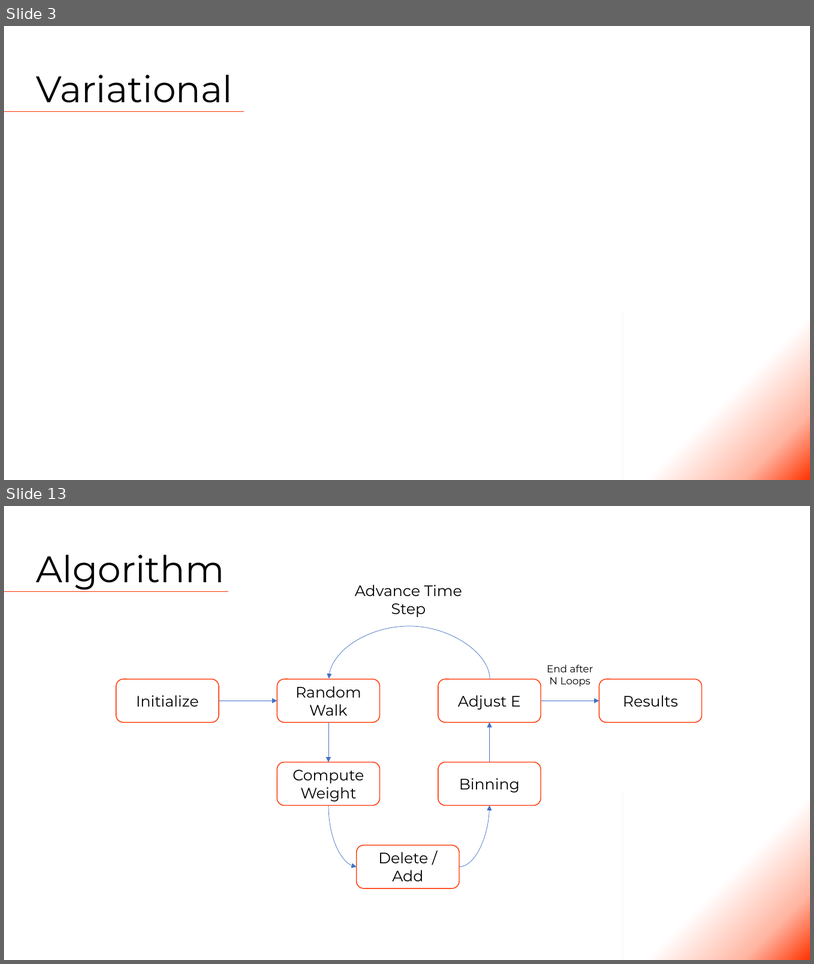
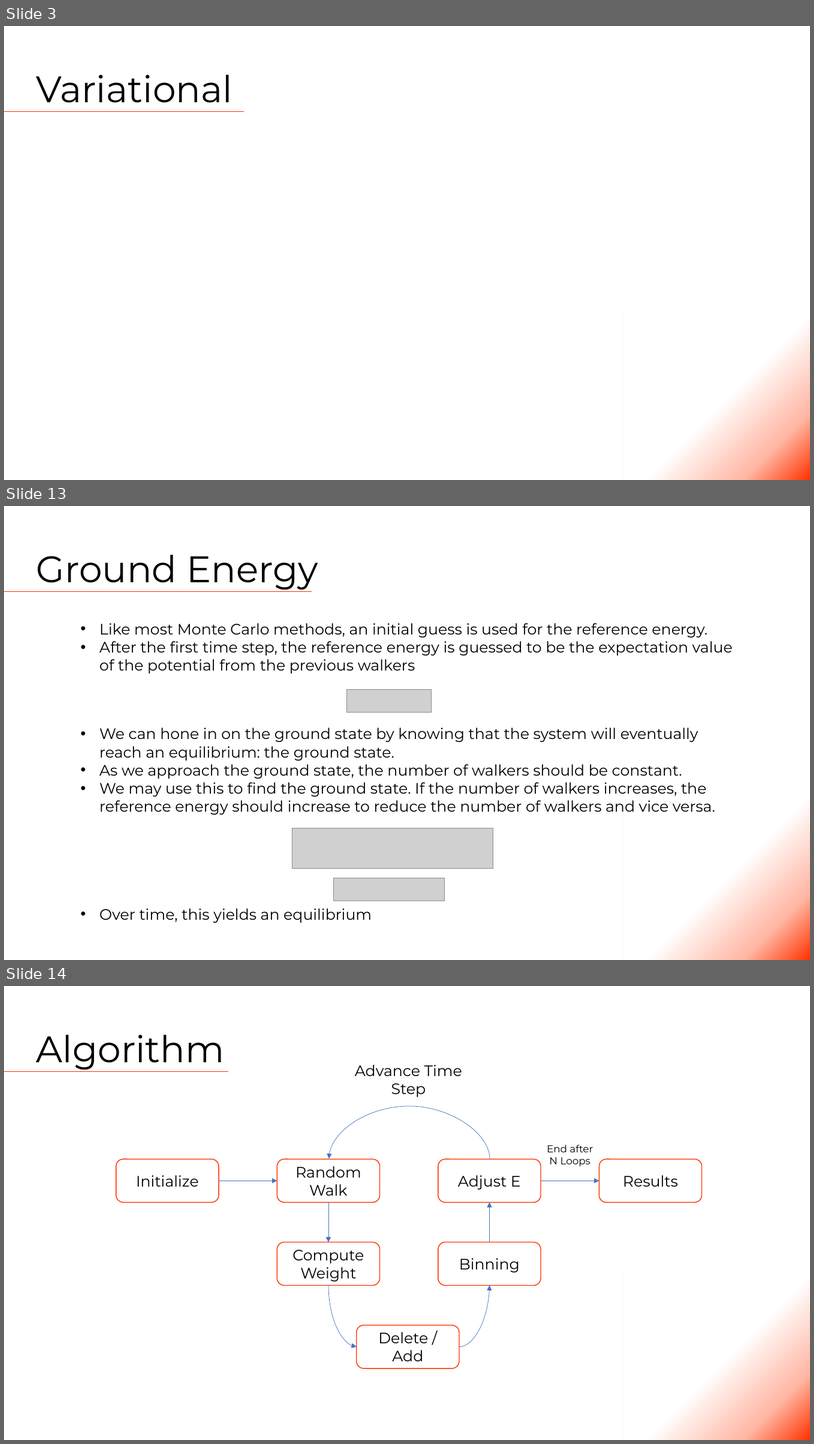
Before and after one commit to Tsintsuntsini/PHYS_581, a slide deck: Presentation1/Quantum Monte Carlo.pptm. Shown one above the other, each under a label of ours: slides 3 and 13 before the commit, slides 3, 13 and 14 after it; the slides between them are not shown. The pictures are 814x964 and 814x1444 pixels, drawn with LibreOffice and Linux fonts; fonts in the diff are those of the drawing; grey boxes stand for pictures. Boxes give left, top, right and bottom in pixels: in the first picture for what was removed or moved away, otherwise in the second. Text is boxed around its words. In the diff, an @@ line names an element or a change of style, - is before the commit and + after.

```diff
--- a/Presentation1/Quantum Monte Carlo.pptm
+++ b/Presentation1/Quantum Monte Carlo.pptm
@@ slide 13 added at (4, 506, 810, 960), background #FFFFFF @@
@@ title added at (36, 555, 319, 590), 44 pt, text #000000 @@
+Ground Energy
@@ line added from (4, 592) to (312, 592), #FF3300 0.5 pt @@
@@ text added at (99, 623, 733, 673), 18 pt, text #000000 @@
+• Like most Monte Carlo methods, an initial guess is used for the reference energy.
+• After the first time step, the reference energy is guessed to be the expectation value of the potential from the previous walkers
@@ picture added at (347, 690, 432, 712) @@
@@ text added at (99, 727, 716, 814), 18 pt, text #000000 @@
+• We can hone in on the ground state by knowing that the system will eventually reach an equilibrium: the ground state.
+• As we approach the ground state, the number of walkers should be constant.
+• We may use this to find the ground state. If the number of walkers increases, the reference energy should increase to reduce the number of walkers and vice versa.
@@ rectangle added at (623, 793, 810, 960), fill gradient #FF3300 to #FFB6A3 to #FFFFFF @@
@@ picture added at (292, 828, 493, 868) @@
@@ picture added at (333, 877, 444, 900) @@
@@ text added at (99, 908, 372, 922), 18 pt, text #000000 @@
+• Over time, this yields an equilibrium
@@ what was slide 13 is now slide 14 @@
```
Also in this commit, not shown: 2 slides changed, 7 other slides added, 7 slides removed, 7 other files.
